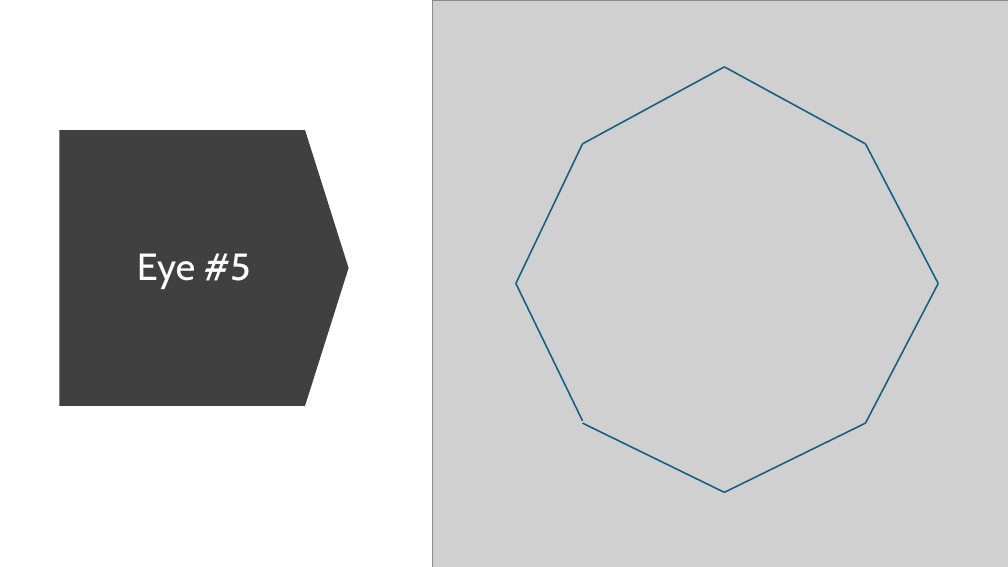
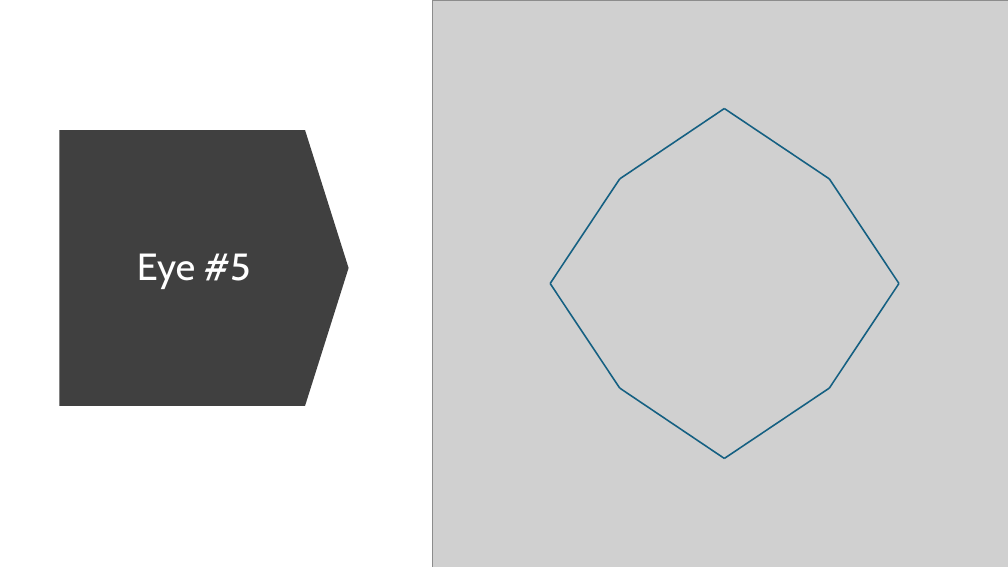
Before and after one commit to 1withspaghetti/SpagProtogenVisor, a slide deck: slide 7 of assets/FaceMaps.pptx. Drawn at 1008x567 pixels with LibreOffice and Linux fonts; fonts in the diff are those of the drawing; grey boxes stand for pictures. Boxes give left, top, right and bottom in pixels: in the first picture for what was removed or moved away, otherwise in the second. Text is boxed around its words. In the diff, an @@ line names an element or a change of style, - is before the commit and + after.

```diff
--- a/assets/FaceMaps.pptx
+++ b/assets/FaceMaps.pptx
@@ line moved from (583, 144) - (724, 67) to (620, 179) - (724, 109) @@
@@ line moved from (724, 67) - (866, 144) to (724, 109) - (830, 179) @@
@@ line moved from (516, 284) - (583, 144) to (551, 284) - (620, 179) @@
@@ line moved from (866, 144) - (938, 284) to (830, 179) - (899, 284) @@
@@ line moved from (583, 421) - (516, 284) to (620, 388) - (551, 284) @@
@@ line moved from (938, 284) - (866, 423) to (899, 284) - (830, 388) @@
@@ line moved from (724, 492) - (583, 423) to (724, 458) - (620, 388) @@
@@ line moved from (866, 423) - (724, 492) to (830, 388) - (724, 458) @@
```
Also in this commit, not shown: 7 other slides changed, 1 slide added, 2 other files.
